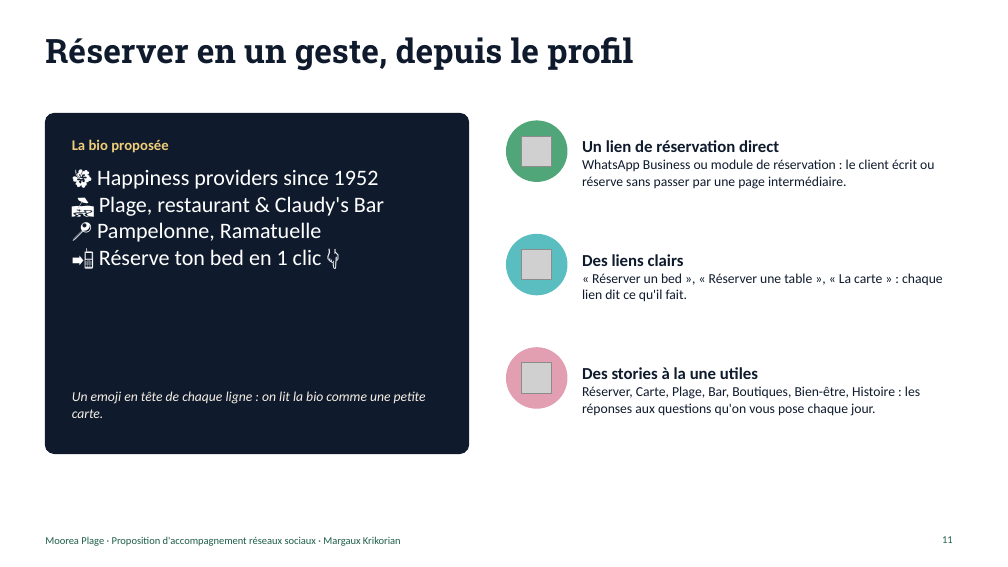
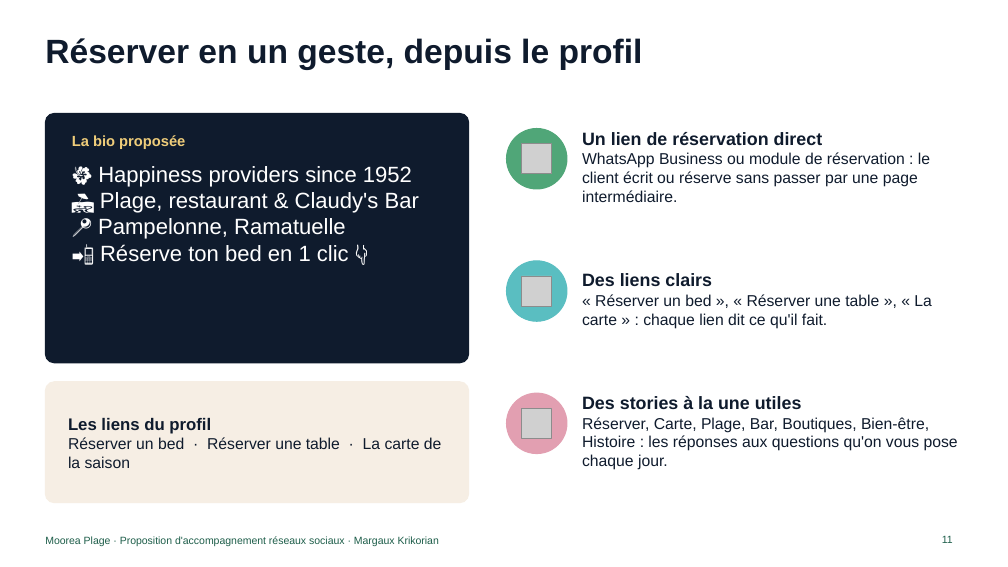
Before and after one commit to margaritakrikorian-ai/Assistant-CM, a slide deck: slide 11 of prospection/moorea-plage/Moorea-Plage-proposition.pptx. Drawn at 1008x567 pixels with LibreOffice and Linux fonts; fonts in the diff are those of the drawing; grey boxes stand for pictures. Boxes give left, top, right and bottom in pixels: in the first picture for what was removed or moved away, otherwise in the second. Text is boxed around its words. In the diff, an @@ line names an element or a change of style, - is before the commit and + after.

```diff
--- a/prospection/moorea-plage/Moorea-Plage-proposition.pptx
+++ b/prospection/moorea-plage/Moorea-Plage-proposition.pptx
@@ title "Réserver en un geste, depuis ..." at (45, 38, 643, 70): font Roboto Slab to Arial @@
@@ rounded rectangle: place and size @@
-rounded rectangle at (45, 113, 469, 454)
+rounded rectangle at (45, 113, 469, 363)
@@ rounded rectangle at (45, 113, 469, 363): proportions changed @@
@@ text "Un lien de réservation direct" at (582, 132, 930, 202): size 16 to 17 pt in "Un lien de réservation direct"; font Calibri to Arial; size 13 to 15 pt in "WhatsApp Business ou module de réservation : ..." @@
@@ ellipse: place and size @@
-ellipse at (507, 121, 567, 181)
+ellipse at (507, 129, 567, 189)
@@ picture: place and size @@
-picture at (522, 136, 552, 166)
+picture at (522, 144, 552, 174)
@@ ellipse: place and size @@
-ellipse at (507, 234, 567, 295)
+ellipse at (507, 261, 567, 321)
@@ text "Des liens clairs": place and size @@
-text "Des liens clairs" at (582, 254, 943, 302)
+text "Des liens clairs" at (582, 273, 932, 329)
@@ text "Des liens clairs" at (582, 273, 932, 329): size 16 to 17 pt in "Des liens clairs"; font Calibri to Arial; size 13 to 15 pt in "« Réserver un bed », « Réserver ..." @@
@@ picture: place and size @@
-picture at (522, 250, 552, 280)
+picture at (522, 276, 552, 306)
@@ rounded rectangle added at (45, 382, 469, 503), fill #F6EEE4, outline #F6EEE4 1 pt @@
@@ text "Des stories à la une ...": place and size @@
-text "Des stories à la une ..." at (582, 367, 920, 416)
+text "Des stories à la une ..." at (582, 396, 958, 470)
@@ text "Des stories à la une ..." at (582, 396, 958, 470): size 16 to 17 pt in "Des stories à la une utiles"; font Calibri to Arial; size 13 to 15 pt in "Réserver, Carte, Plage, Bar, Boutiques, Bien-être, Histoire ..." @@
@@ text removed at (72, 391, 426, 418) @@
-Un emoji en tête de chaque ligne : on lit la bio comme une petite carte.
@@ ellipse: place and size @@
-ellipse at (507, 348, 567, 408)
+ellipse at (507, 393, 567, 454)
@@ picture: place and size @@
-picture at (522, 363, 552, 393)
+picture at (522, 408, 552, 439)
@@ text added at (68, 437, 442, 468), 15 pt, text #0F1B2D @@
+Les liens du profil
+Réserver un bed · Réserver une table · La carte de la saison
@@ font Calibri to Arial in 3 elements at (942, 536, 953, 543), (72, 135, 419, 262), (45, 536, 439, 546) @@
```
Also in this commit, not shown: 19 other slides changed, 2 other files.
